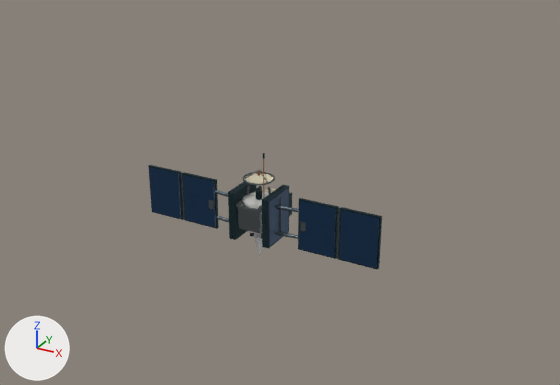
The glTF model assets/satellite_relay.glb: old version first, new version second.
Camera for both pictures: a camera (50 mm lens) standing at (23.8, -40.4, 22.0) and looking at (1.9, -0.5, 2.0). Lighting does not change. The marker at lower left points along +X, +Y and +Z. The first picture is the older version. Where no turn or scale is listed for an object, it has been applied to the vertices. Vertices at exactly the same position are counted once.

The first picture shows 'folded-wing-port.0', 'folded-wing-starboard.3', 'merged-16324f', 'merged-263c43', 'merged-5d6a72', 'merged-646a6c', 'merged-a56233' and 7 more.
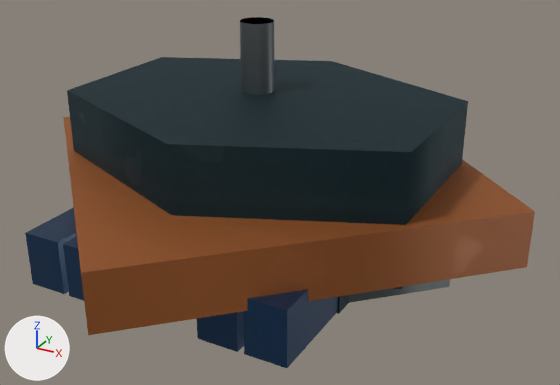
Patch to the scene script:
```diff
--- a/assets/satellite_relay.glb.py
+++ b/assets/satellite_relay.glb.py
@@ me_mesh_17 @@
-me_mesh_17.from_pydata(...)  # 333 vertices, 540 faces; spans x -6.03..6.03, y -1.35..1.08, z -1.8..3.06
+me_mesh_17.from_pydata(...)  # 333 vertices, 540 faces; spans x -13.27..13.27, y -7.62..7.18, z -7.81..12.71
+# me_mesh_17 part 1: the loose piece of 8 vertices spanning x -0.8..0.8, y -1.34..-1.06, z -0.8..0.8 is scaled about its middle by (1, 29.9, 1)
+# me_mesh_17 part 2: the loose piece of 18 vertices spanning x -1.04..-0.56, y -1.35..-0.95, z 0.61..1.09 is scaled about its middle by (10.2, 14.6, 10.2)
+# me_mesh_17 part 3: the loose piece of 18 vertices spanning x -3.78..-3.22, y -0.58..-0.02, z -0.3..0.3 is scaled about its middle by (7.46, 7.46, 6.5)
+# me_mesh_17 part 4: the loose piece of 10 vertices spanning x -6.03..-5.87, y -0.38..-0.22, z -1.8..1.8 is scaled about its middle by (91.4, 91.4, 1)
+# me_mesh_17 part 5: the loose piece of 18 vertices spanning x 3.22..3.78, y -0.58..-0.02, z -0.3..0.3 is scaled about its middle by (7.46, 7.46, 6.5)
+# me_mesh_17 part 6: the loose piece of 10 vertices spanning x 5.87..6.03, y -0.38..-0.22, z -1.8..1.8 is scaled about its middle by (91.4, 91.4, 1)
+# me_mesh_17 part 7: the loose piece of 86 vertices spanning x -1.08..1.08, y -1.08..1.08, z 2.39..2.51 is multiplied about its middle by the matrix ((1.0, 0.0, 0.0), (0.0, 1.0, 0.0), (0.0, 0.0, 179.725))
+# me_mesh_17 part 8: 52 of 333 vertices moved; they spanned x -0.98..0.98, y -0.62..0.99, z 1.09..3.06 and now span x -2.84..2.84, y -7.2..7.18, z 0.76..3.4; mean shift (0.0, 0.35, 0.0); largest move (-0.95, 0.07, 1.11) -> (-2.1, 7.18, 1.31)
+# other edits to the shape of me_mesh_17 do not show in these pictures
 me_mesh_17.materials.append(mat_metal_mapped)
@@ me_mesh_18 @@
-me_mesh_18.from_pydata(...)  # 146 vertices, 236 faces; spans x -8.8..8.8, y -1.0..2.3, z -1.8..4.7
+me_mesh_18.from_pydata(...)  # 146 vertices, 236 faces; spans x -11.0..12.2, y -10.7..8.9, z -8.1..8.4
+# me_mesh_18 part 9: the loose piece of 8 vertices spanning x 1.1..1.3, y 1.4..2.3, z -0.8..0.8 is scaled about its middle by (163, 2.89, 1)
+# me_mesh_18 part 10: the loose piece of 14 vertices spanning x 0.8..1.0, y -1.0..-0.8, z 4.3..4.7 is scaled about its middle by (217, 163, 26)
+# me_mesh_18 part 11: the loose piece of 8 vertices spanning x -5.8..-3.2, y -0.4..-0.2, z -1.8..1.8 is scaled about its middle by (1, 58.5, 1)
+# me_mesh_18 part 12: the loose piece of 8 vertices spanning x -8.8..-6.1, y -0.4..-0.2, z -1.8..1.8 is scaled about its middle by (1, 58.5, 1)
+# me_mesh_18 part 13: the loose piece of 8 vertices spanning x 3.2..5.8, y -0.4..-0.2, z -1.8..1.8 is scaled about its middle by (1, 58.5, 1)
+# me_mesh_18 part 14: the loose piece of 8 vertices spanning x 6.1..8.8, y -0.4..-0.2, z -1.8..1.8 is scaled about its middle by (1, 58.5, 1)
+# me_mesh_18 part 15: the loose piece of 20 vertices spanning x -0.2..0.2, y -0.2..0.2, z 1.0..1.5 is scaled about its middle by (12.1, 12.1, 9.36)
+# other edits to the shape of me_mesh_18 do not show in these pictures
 me_mesh_18.materials.append(mat_dark_mapped)
@@ me_mesh_19 @@
-me_mesh_19.from_pydata(...)  # 104 vertices, 176 faces; spans x -3.31..3.31, y -1.04..1.02, z -1.06..1.06
+me_mesh_19.from_pydata(...)  # 104 vertices, 176 faces; spans x -7.94..7.94, y -8.15..8.13, z -5.51..5.51
+# me_mesh_19 part 16: 48 of 104 vertices moved; they spanned x -3.31..3.31, y -0.62..-0.18, z -1.06..1.06 and now span x -3.36..3.36, y -1.06..0.26, z -5.51..5.51; mean shift (0.0, 0.0, 0.0); largest move (-3.31, -0.37, 0.85) -> (-3.36, -0.86, -3.59)
+# other edits to the shape of me_mesh_19 do not show in these pictures
 me_mesh_19.materials.append(mat_frame_mapped)
@@ me_mesh_20 @@
-me_mesh_20.from_pydata(...)  # 28 vertices, 32 faces; spans x -0.08..0.94, y -0.94..0.08, z 1.0..4.4
+me_mesh_20.from_pydata(...)  # 28 vertices, 32 faces; spans x -15.82..17.62, y -17.62..15.82, z -0.49..6.2
+# me_mesh_20 part 17: the loose piece of 10 vertices spanning x 0.87..0.94, y -0.94..-0.87, z 1.0..4.4 is scaled about its middle by (478, 478, 1)
+# other edits to the shape of me_mesh_20 do not show in these pictures
 me_mesh_20.materials.append(mat_copper_mapped)
@@ me_mesh_21 @@
-me_mesh_21.from_pydata(...)  # 32 vertices, 48 faces; spans x -8.6..8.6, y -0.5..-0.4, z -1.7..1.7
+me_mesh_21.from_pydata(...)  # 32 vertices, 48 faces; spans x -8.6..8.6, y -12.1..11.3, z -1.7..1.7
+# me_mesh_21 part 18: the whole mesh is scaled about its middle by (1, 234, 1)
 me_mesh_21.materials.append(mat_solarcell)
```

Where the change shows, as pixel boxes (x1, y1, x2, y2) in the pictures (560 x 385 px; the box of a moved part takes in the faces that stretch with it):
'merged-263c43', reshaped: before (148, 153, 382, 270); after (67, 57, 468, 314)
'merged-a56233', reshaped: before (258, 158, 264, 194); after (63, 117, 535, 335)
'merged-16324f', rescaled: before (149, 167, 379, 268); after (25, 207, 338, 368)
'merged-646a6c', reshaped: before (181, 170, 340, 259); after (240, 17, 450, 303)
part 1 of me_mesh_17, moved or reshaped (not visible afterwards): before (238, 205, 262, 234)
part 2 of me_mesh_17, moved or reshaped (not visible afterwards): before (236, 200, 244, 208)
part 3 of me_mesh_17, moved or reshaped (not visible afterwards): before (209, 200, 214, 209)
part 4 of me_mesh_17, moved or reshaped (not visible afterwards): before (181, 172, 185, 220)
part 5 of me_mesh_17, moved or reshaped (not visible afterwards): before (300, 221, 306, 231)
part 6 of me_mesh_17, moved or reshaped: before (337, 207, 340, 259); after (349, 279, 450, 303)
part 7 of me_mesh_17, moved or reshaped: before (243, 172, 275, 185); after (240, 17, 275, 95)
part 8 of me_mesh_17, moved or reshaped (not visible afterwards): before (244, 170, 271, 195)
part 9 of me_mesh_18, moved or reshaped (not visible afterwards): before (289, 193, 292, 216)
part 10 of me_mesh_18, moved or reshaped (not visible before): after (67, 57, 468, 289)
part 11 of me_mesh_18, moved or reshaped (not visible afterwards): before (182, 172, 219, 229)
part 12 of me_mesh_18, moved or reshaped (not visible afterwards): before (148, 165, 184, 220)
part 13 of me_mesh_18, moved or reshaped (not visible afterwards): before (298, 198, 339, 259)
part 14 of me_mesh_18, moved or reshaped: before (338, 207, 382, 270); after (337, 295, 349, 314)
part 15 of me_mesh_18, moved or reshaped (not visible afterwards): before (256, 190, 262, 200)
part 16 of me_mesh_19, moved or reshaped (not visible afterwards): before (214, 190, 299, 239)
part 17 of me_mesh_20, moved or reshaped: before (263, 158, 264, 194); after (63, 117, 535, 335)
